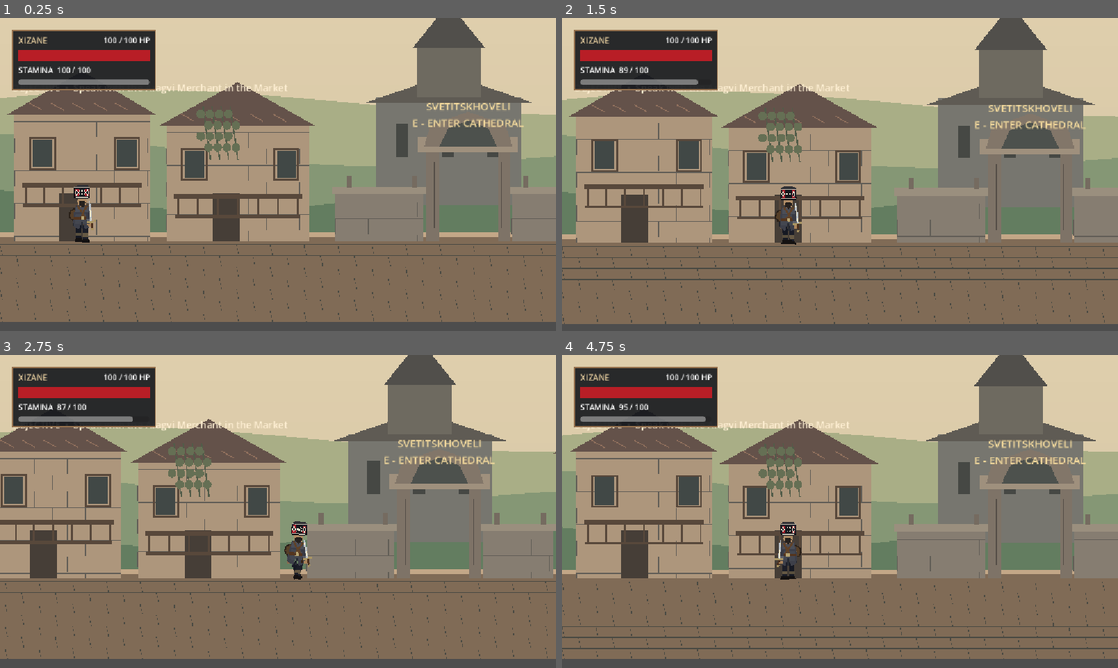
Above: before the commit, frames 1-4 (two rows, left to right).
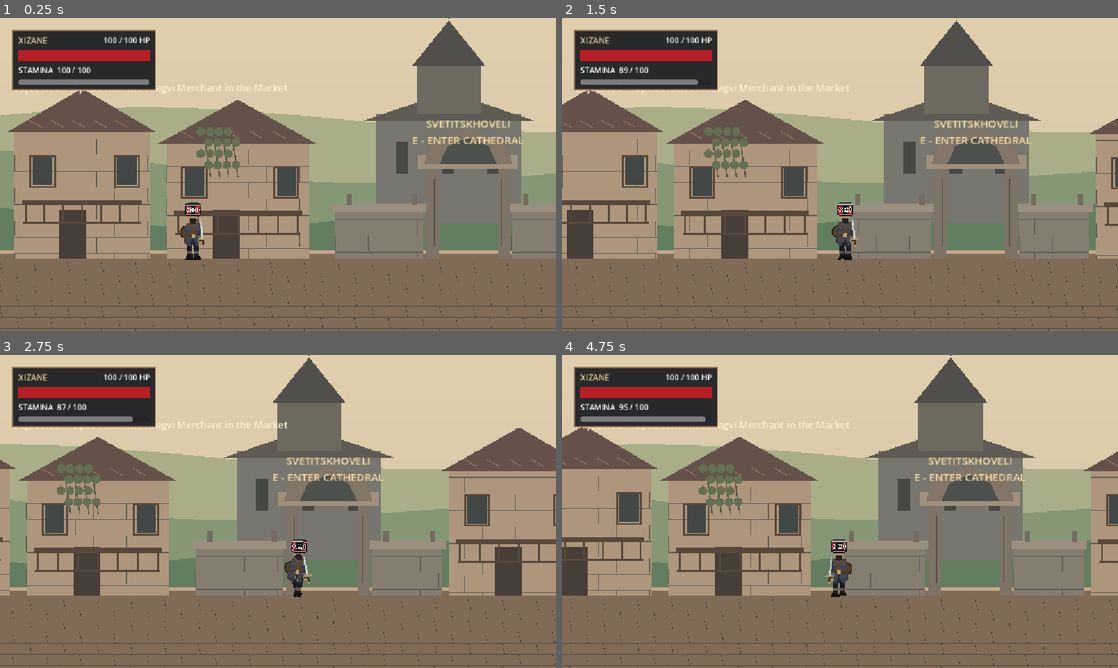
Above: after the commit, the same moments.

Repository: Mikheil-Flammifer/mountain-remembers-godot
Game: Godot game, scene res://scenes/levels/mtskheta/streets.tscn
Same seed, same stepped clock (60 frames per second), same inputs: the game is played once before the commit and once after it.
Inputs (mouse positions are in pixels of both pictures, inside the frame that each line leads up to):
- Up to frame 1 (0.25 s): no input
- Up to frame 2 (1.5 s): tap Enter at 0.5 s; move the mouse to (962, 158) at 0.52 s; hold D (move_right) 0.53-1.25 s; hold Shift (dash) 0.53-1.25 s; click (962, 158) at 0.67 s; tap Space (jump) at 0.77 s; drag from (728, 190) to (600, 215) at 1.27 s
- Up to frame 3 (2.75 s): move the mouse to (333, 442) at 2.02 s; hold D (move_right) from 2.03 s (still down); hold H from 2.03 s (still down)
- Up to frame 4 (4.75 s): release D (move_right) at 2.75 s; release H at 2.75 s; drag from (812, 574) to (1001, 539) at 2.77 s; move the mouse to (1006, 558) at 3.52 s; hold A (move_left) 3.53-4.25 s; tap Enter at 3.6 s; tap Space (jump) at 3.77 s; drag from (673, 464) to (756, 433) at 4.27 s

The runs differ from the first frame. In frame 1, 29% of the frame differs, in the area x 0-100%, y 0-100%; in frame 2, 43%; in frame 3, 49%; in frame 4, 46%.

Commit message:
fix: correct streets camera setup and Jvari platform typo

Diff:
--- a/scenes/levels/mtskheta/streets.tscn
+++ b/scenes/levels/mtskheta/streets.tscn
@@ -5,7 +5,6 @@
 [ext_resource type="Script" uid="uid://cj6qe537bn8wy" path="res://scripts/ui/player_health_hud.gd" id="3_hud"]
 [ext_resource type="PackedScene" path="res://scenes/levels/mtskheta/shared/spawn_point.tscn" id="4_spawn"]
 [ext_resource type="PackedScene" path="res://scenes/levels/mtskheta/shared/transition_zone.tscn" id="5_exit"]
-
 [ext_resource type="Script" path="res://scripts/levels/mtskheta/investigation_npc.gd" id="invest_npc"]
 [ext_resource type="Script" path="res://scripts/levels/mtskheta/investigation_controller.gd" id="invest_controller"]
 
@@ -20,13 +19,14 @@
 
 [node name="Ground" type="StaticBody2D" parent="." unique_id=1498727411]
 position = Vector2(1200, 730)
+collision_layer = 1
+collision_mask = 1
 
 [node name="CollisionShape2D" type="CollisionShape2D" parent="Ground" unique_id=1005834883]
 shape = SubResource("ground_shape")
 
 [node name="Player" parent="." unique_id=365524171 groups=["player"] instance=ExtResource("2_player")]
 position = Vector2(400, 602)
-position = Vector2(170, 602)
 
 [node name="PlayerHealthHUD" type="CanvasLayer" parent="." unique_id=1499351819]
 script = ExtResource("3_hud")
@@ -38,6 +38,7 @@
 [node name="SpawnFromOldTown" parent="." instance=ExtResource("4_spawn")]
 position = Vector2(280, 602)
 spawn_id = "from_old_town"
+
 [node name="SpawnFromMarket" parent="." unique_id=1858815344 instance=ExtResource("4_spawn")]
 position = Vector2(1930, 602)
 spawn_id = "from_market"
@@ -51,32 +52,35 @@
 spawn_id = "from_terraces"
 
 [node name="ToOldTown" parent="." unique_id=1494431111 instance=ExtResource("5_exit")]
+position = Vector2(80, 570)
+target_scene = "res://scenes/levels/mtskheta/mtskheta.tscn"
 target_spawn_id = "from_market"
-target_scene = "res://scenes/levels/mtskheta/mtskheta.tscn"
-position = Vector2(80, 570)
 
 [node name="CathedralDoor" parent="." unique_id=806181897 instance=ExtResource("5_exit")]
+position = Vector2(970, 570)
+target_scene = "res://scenes/levels/mtskheta/cathedral_precinct.tscn"
 target_spawn_id = "from_streets"
-target_scene = "res://scenes/levels/mtskheta/cathedral_precinct.tscn"
-position = Vector2(970, 570)
 require_interaction = true
 prompt_text = "E - Enter Svetitskhoveli"
 
 [node name="ToMarket" parent="." instance=ExtResource("5_exit")]
+position = Vector2(2310, 570)
+target_scene = "res://scenes/levels/mtskheta/market.tscn"
 target_spawn_id = "from_streets"
-target_scene = "res://scenes/levels/mtskheta/market.tscn"
-position = Vector2(2250, 570)
-position = Vector2(2250, 570)
 require_interaction = false
 
 [node name="LeftWorldWall" type="StaticBody2D" parent="." unique_id=648544745]
 position = Vector2(-16, 300)
+collision_layer = 1
+collision_mask = 1
 
 [node name="CollisionShape2D" type="CollisionShape2D" parent="LeftWorldWall" unique_id=1155835834]
 shape = SubResource("boundary_shape")
 
 [node name="RightWorldWall" type="StaticBody2D" parent="." unique_id=1314210433]
 position = Vector2(2416, 300)
+collision_layer = 1
+collision_mask = 1
 
 [node name="CollisionShape2D" type="CollisionShape2D" parent="RightWorldWall" unique_id=1347606824]
 shape = SubResource("boundary_shape")
@@ -102,7 +106,6 @@
 [node name="InvestigationController" type="Node" parent="."]
 script = ExtResource("invest_controller")
 
-
 [node name="MarketSign" type="Label" parent="."]
 offset_left = 1925.0
 offset_top = 458.0
@@ -115,3 +118,5 @@
 theme_override_font_sizes/font_size = 20
 text = "ARAGVI MARKET  >"
 horizontal_alignment = 1
+
+[editable path="ToMarket"]
--- a/scripts/levels/mtskheta/mtskheta_transition_manager.gd
+++ b/scripts/levels/mtskheta/mtskheta_transition_manager.gd
@@ -38,7 +38,26 @@
 
 func _ready() -> void:
 	_build_curtain()
-	get_tree().scene_changed.connect(_on_scene_changed)
+
+	if not get_tree().scene_changed.is_connected(_on_scene_changed):
+		get_tree().scene_changed.connect(_on_scene_changed)
+
+	call_deferred("_configure_initial_scene")
+
+func _configure_initial_scene() -> void:
+	# Autoloads are created before the project's main scene.
+	# Wait until Streets is completely available, then configure it
+	# exactly like scenes entered through the travel system.
+	for _frame in range(10):
+		await get_tree().process_frame
+
+		var current: Node = get_tree().current_scene
+
+		if current != null and current.is_node_ready():
+			_on_scene_changed(current)
+			return
+
+	push_warning("MtskhetaTransitionManager: initial scene was not ready")
 
 
 func _build_curtain() -> void:
@@ -169,7 +188,20 @@
 		_snap_camera(player)
 
 	await _finish_travel()
+
+	var camera: Camera2D = player.find_child(
+		"Camera2D", true, false
+	) as Camera2D
+
 	print("TRAVEL COMPLETE: ", destination.name)
+	print("Current scene: ", get_tree().current_scene.scene_file_path)
+	print("Player position: ", player.global_position)
+
+	if camera != null:
+		print("Camera current: ", camera.is_current())
+		print("Camera position: ", camera.global_position)
+		print("Camera screen center: ", camera.get_screen_center_position())
+		print("Camera limits: ", camera.limit_left, " / ", camera.limit_right)
 
 
 func _finish_travel() -> void:
@@ -227,34 +259,53 @@
 
 
 func _snap_camera(player: CharacterBody2D) -> void:
-	var camera: Camera2D = player.find_child("Camera2D", true, false) as Camera2D
+	var camera: Camera2D = player.find_child(
+		"Camera2D", true, false
+	) as Camera2D
+
 	if camera == null:
 		return
+
+	var was_smoothing: bool = camera.position_smoothing_enabled
+
+	camera.position_smoothing_enabled = false
 	camera.make_current()
-	camera.force_update_scroll()
 	camera.reset_smoothing()
 	camera.force_update_scroll()
 
+	camera.position_smoothing_enabled = was_smoothing
+
 
 func _configure_camera(player: CharacterBody2D) -> void:
-	var camera: Camera2D = player.find_child("Camera2D", true, false) as Camera2D
+	var camera: Camera2D = player.find_child(
+		"Camera2D", true, false
+	) as Camera2D
+
 	if camera == null:
 		return
 
-	var current := get_tree().current_scene
-	var filename := current.scene_file_path.get_file()
-	var bounds := Rect2i(0, -400, AREA_WIDTH, 1200)
+	var current: Node = get_tree().current_scene
+	var filename: String = current.scene_file_path.get_file()
+
+	var bounds := Rect2i(0, -400, 2400, 1200)
+
 	if _is_jvari(current.scene_file_path):
 		bounds = current.call("camera_bounds")
 	elif filename == "terraces.tscn":
-		bounds.size.x = TERRACES_WIDTH
+		bounds.size.x = 5100
 	elif filename == "mtskheta.tscn":
-		bounds.size.x = ORIGINAL_MTSKHETA_WIDTH
+		bounds.size.x = 3600
+	elif filename == "streets.tscn":
+		bounds = Rect2i(0, -400, 2400, 1200)
 
 	camera.limit_left = bounds.position.x
+	camera.limit_right = bounds.end.x
 	camera.limit_top = bounds.position.y
-	camera.limit_right = bounds.end.x
 	camera.limit_bottom = bounds.end.y
+
+	camera.position_smoothing_enabled = true
+	camera.position_smoothing_speed = 7.0
+
 	_snap_camera(player)
 
 
